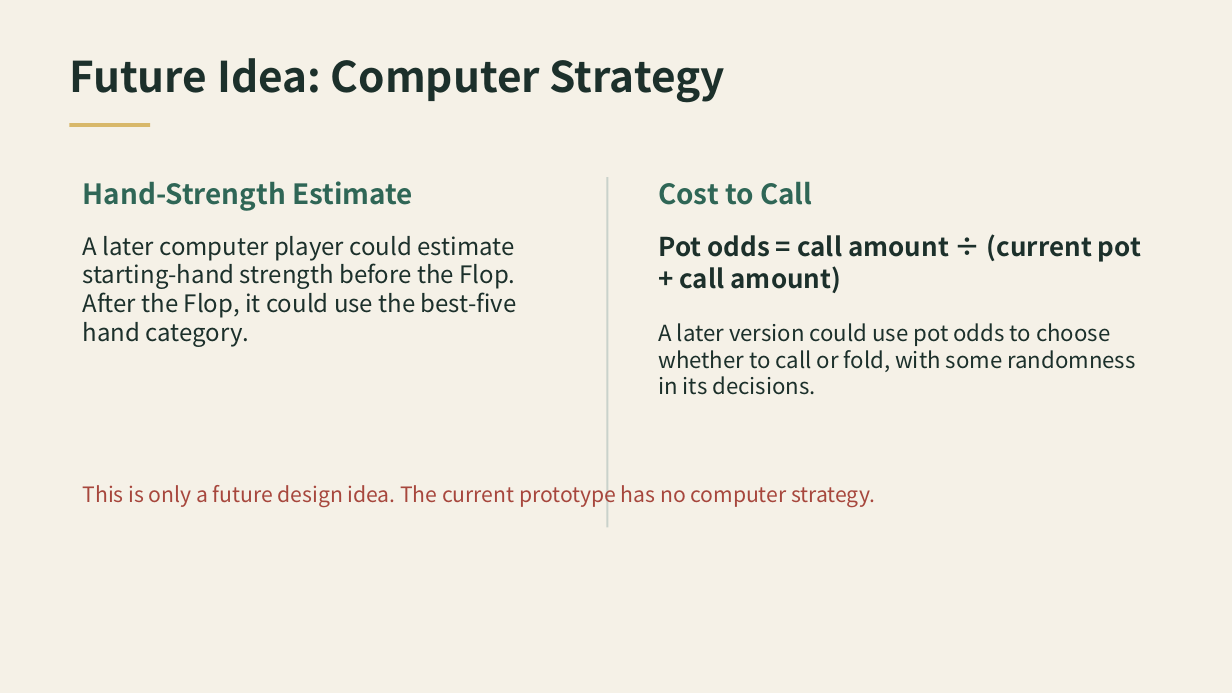
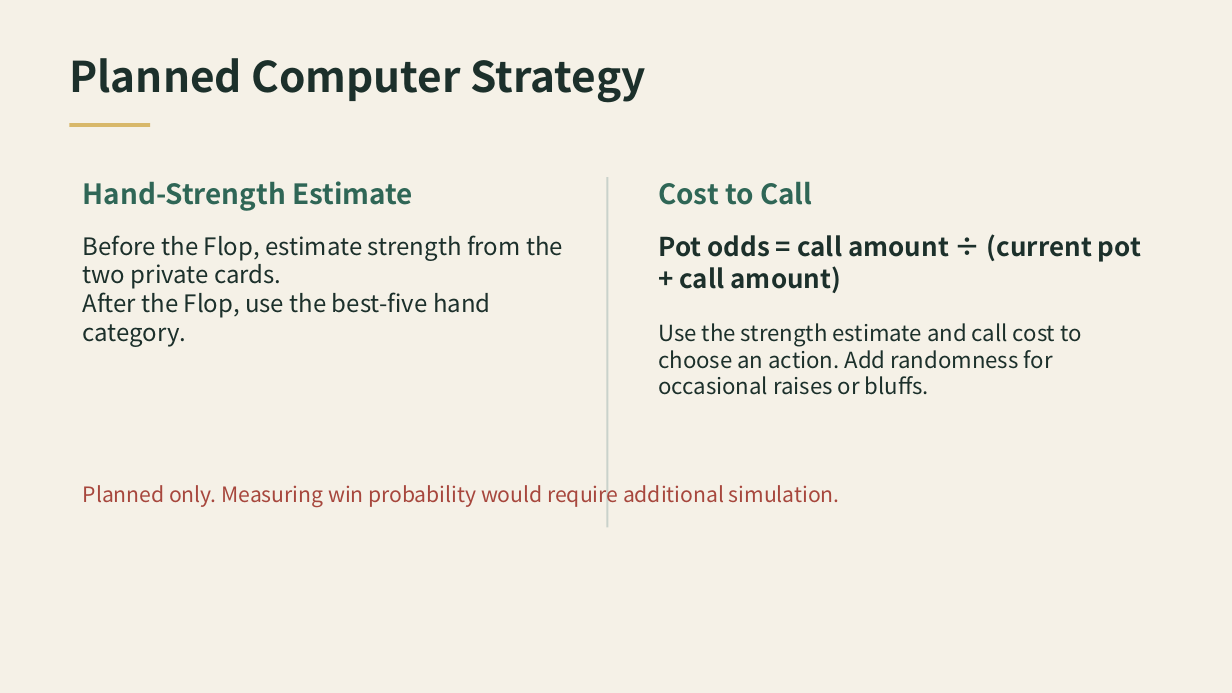
Before and after one commit to heyiweiheyi/computer-group-Texas-Hold-em, a slide deck: slide 7 of midterm_report/texas_holdem_midterm_report.pptx (slide 6 before the commit). Drawn at 1232x693 pixels with LibreOffice and Linux fonts; fonts in the diff are those of the drawing. Boxes give left, top, right and bottom in pixels: in the first picture for what was removed or moved away, otherwise in the second. Text is boxed around its words. In the diff, an @@ line names an element or a change of style, - is before the commit and + after.

Commit message:
docs: organize midterm report around prototype demo

```diff
--- a/midterm_report/texas_holdem_midterm_report.pptx
+++ b/midterm_report/texas_holdem_midterm_report.pptx
@@ text at (69,58,646,102): text changed @@
-Future Idea: Computer Strategy
+Planned Computer Strategy
@@ text at (83,235,563,347): text changed @@
-A later computer player could estimate starting-hand strength before the Flop.
-After the Flop, it could use the best-five hand category.
+Before the Flop, estimate strength from the two private cards.
+After the Flop, use the best-five hand category.
@@ text at (658,323,1081,395): text changed @@
-A later version could use pot odds to choose whether to call or fold, with some randomness in its decisions.
+Use the strength estimate and call cost to choose an action. Add randomness for occasional raises or bluffs.
@@ text at (83,481,840,508): text changed @@
-This is only a future design idea. The current prototype has no computer strategy.
+Planned only. Measuring win probability would require additional simulation.
```
Also in this commit, not shown: 7 other slides changed.
